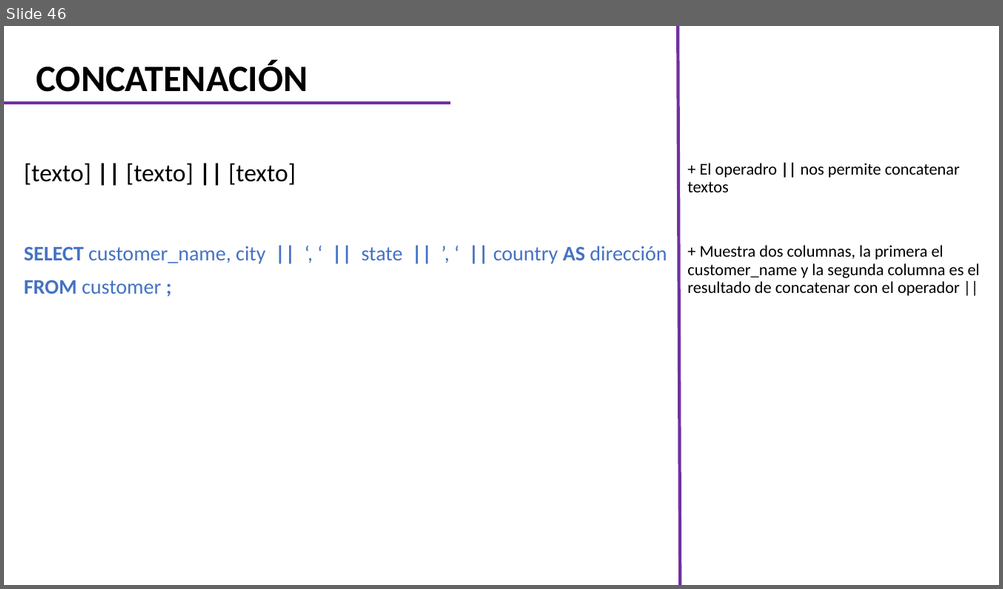
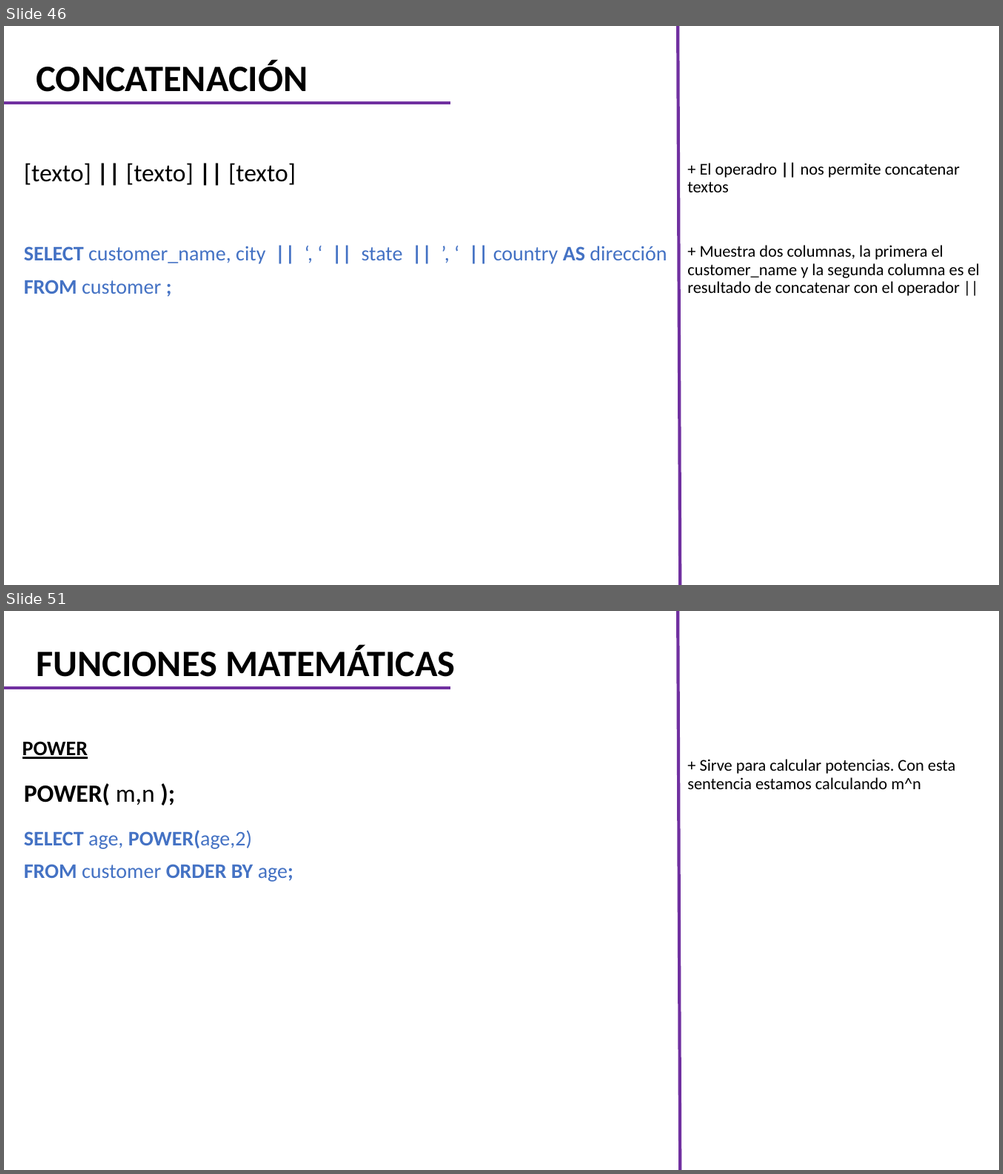
Before and after one commit to CarlosCamposs/Curso-AABD_SQL, a slide deck: Curso AABD-SQL (Notas).pptx. Shown one above the other, each under a label of ours: slide 46 before the commit, slides 46 and 51 after it; the slides between them are not shown. The pictures are 1003x589 and 1003x1174 pixels, drawn with LibreOffice and Linux fonts; fonts in the diff are those of the drawing. Boxes give left, top, right and bottom in pixels: in the first picture for what was removed or moved away, otherwise in the second. Text is boxed around its words. In the diff, an @@ line names an element or a change of style, - is before the commit and + after.

```diff
--- a/Curso AABD-SQL (Notas).pptx
+++ b/Curso AABD-SQL (Notas).pptx
@@ slide 51 added at (x1=4, y1=611, x2=999, y2=1170), background #FFFFFF @@
@@ line added from (680, 1170) to (677, 611), #7030A0 3 pt @@
@@ title added at (x1=37, y1=645, x2=455, y2=677), 36 pt, text #000000, bold @@
+FUNCIONES MATEMÁTICAS
@@ line added from (4, 689) to (450, 689), #7030A0 3 pt @@
@@ text added at (x1=22, y1=741, x2=88, y2=759), 20 pt, text #000000, bold, underline @@
+POWER
@@ text added at (x1=687, y1=759, x2=956, y2=789), 16 pt, text #000000 @@
++ Sirve para calcular potencias. Con esta sentencia estamos calculando m^n
@@ subtitle added at (x1=24, y1=783, x2=155, y2=806), 24 pt, text #000000, bold @@
+POWER( m,n );
@@ text added at (x1=24, y1=830, x2=293, y2=882), 20 pt, text #4472C4, bold @@
+SELECT age, POWER(age,2)
+FROM customer ORDER BY age;
```
Also in this commit, not shown: 5 other slides added.
